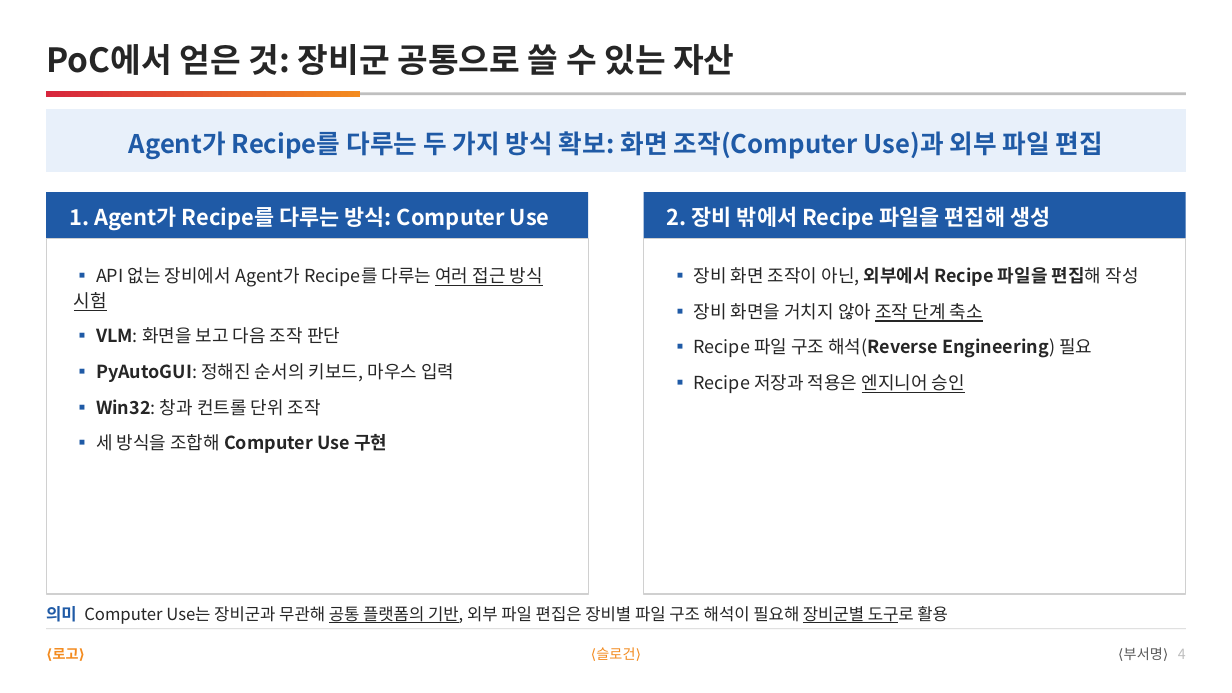
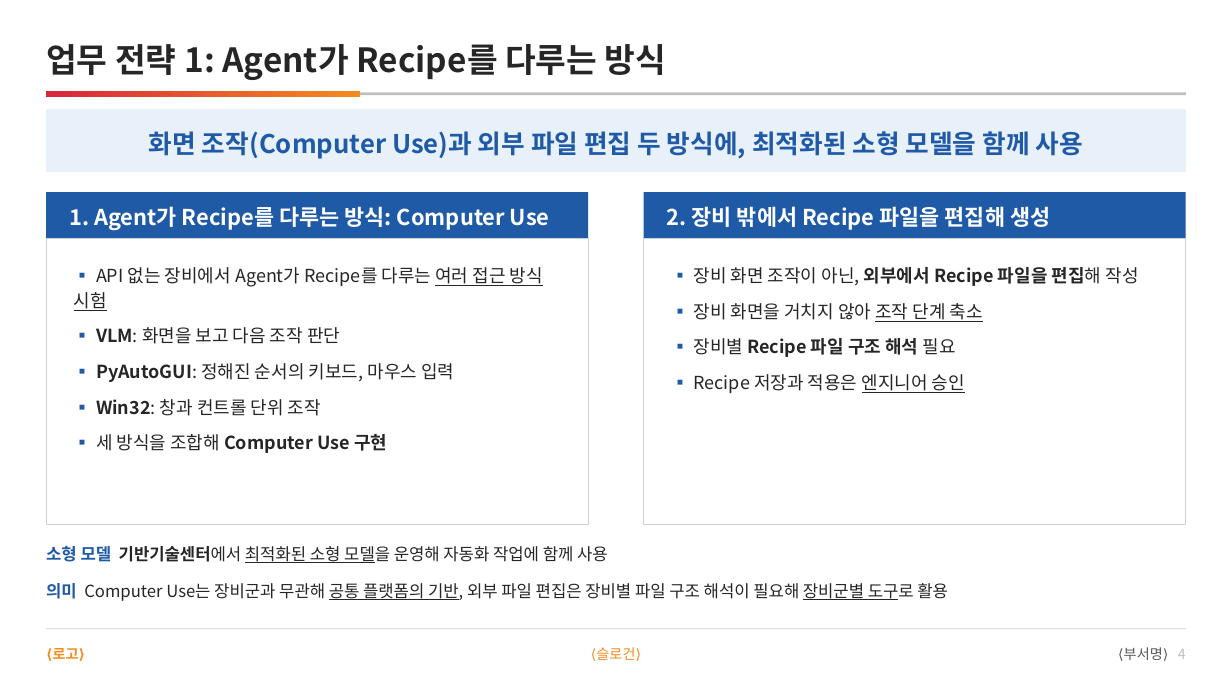
Before and after one commit to DarrenKoi/pm_notes, a slide deck: slide 4 of my-task/arc-tf/deliverables/arc-tf-proposal.pptx. Drawn at 1232x693 pixels with LibreOffice and Linux fonts; fonts in the diff are those of the drawing. Boxes give left, top, right and bottom in pixels: in the first picture for what was removed or moved away, otherwise in the second. Text is boxed around its words. In the diff, an @@ line names an element or a change of style, - is before the commit and + after.

```diff
--- a/my-task/arc-tf/deliverables/arc-tf-proposal.pptx
+++ b/my-task/arc-tf/deliverables/arc-tf-proposal.pptx
@@ text at bbox=[46, 44, 666, 80]: text changed @@
-PoC에서 얻은 것: 장비군 공통으로 쓸 수 있는 자산
+업무 전략 1: Agent가 Recipe를 다루는 방식
@@ text at bbox=[149, 131, 1083, 159]: text changed @@
-Agent가 Recipe를 다루는 두 가지 방식 확보: 화면 조작(Computer Use)과 외부 파일 편집
+화면 조작(Computer Use)과 외부 파일 편집 두 방식에, 최적화된 소형 모델을 함께 사용
@@ rectangle: place and size @@
-rectangle at bbox=[46, 238, 589, 594]
+rectangle at bbox=[46, 238, 589, 525]
@@ rectangle: place and size @@
-rectangle at bbox=[644, 238, 1187, 594]
+rectangle at bbox=[644, 238, 1187, 525]
@@ text at bbox=[694, 338, 956, 357]: text changed @@
-▪ Recipe 파일 구조 해석(Reverse Engineering) 필요
+▪ 장비별 Recipe 파일 구조 해석 필요
@@ text added at bbox=[46, 546, 608, 563], 13 pt, text #262626 @@
+소형 모델 기반기술센터에서 최적화된 소형 모델을 운영해 자동화 작업에 함께 사용
@@ text "의미 Computer Use는 장비군과 무관해 ...": place and size @@
-text "의미 Computer Use는 장비군과 무관해 ..." at bbox=[46, 606, 948, 624]
+text "의미 Computer Use는 장비군과 무관해 ..." at bbox=[46, 583, 948, 601]
```
Also in this commit, not shown: 8 other slides changed, 1 slide removed, 12 other files.
